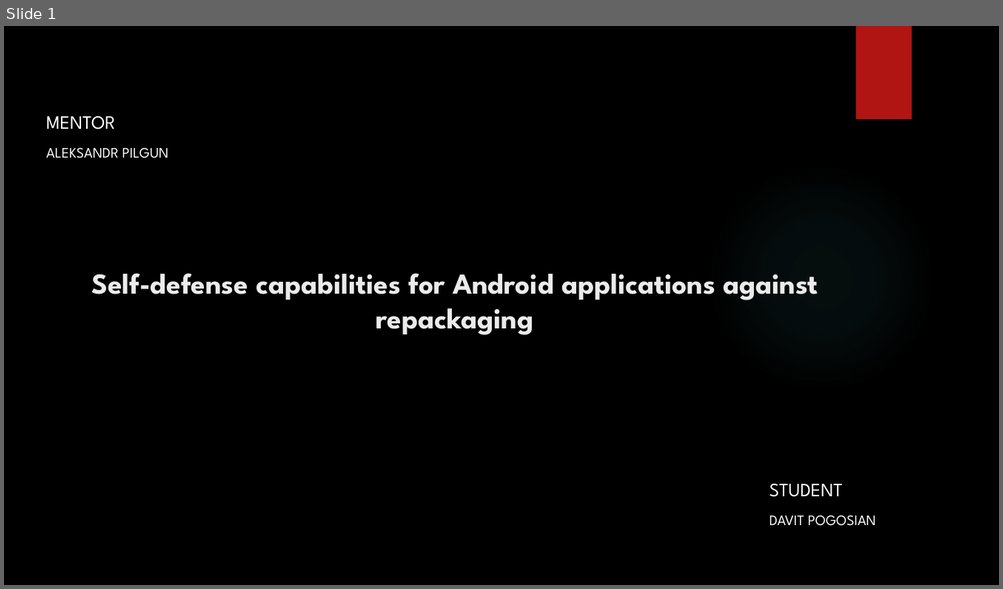
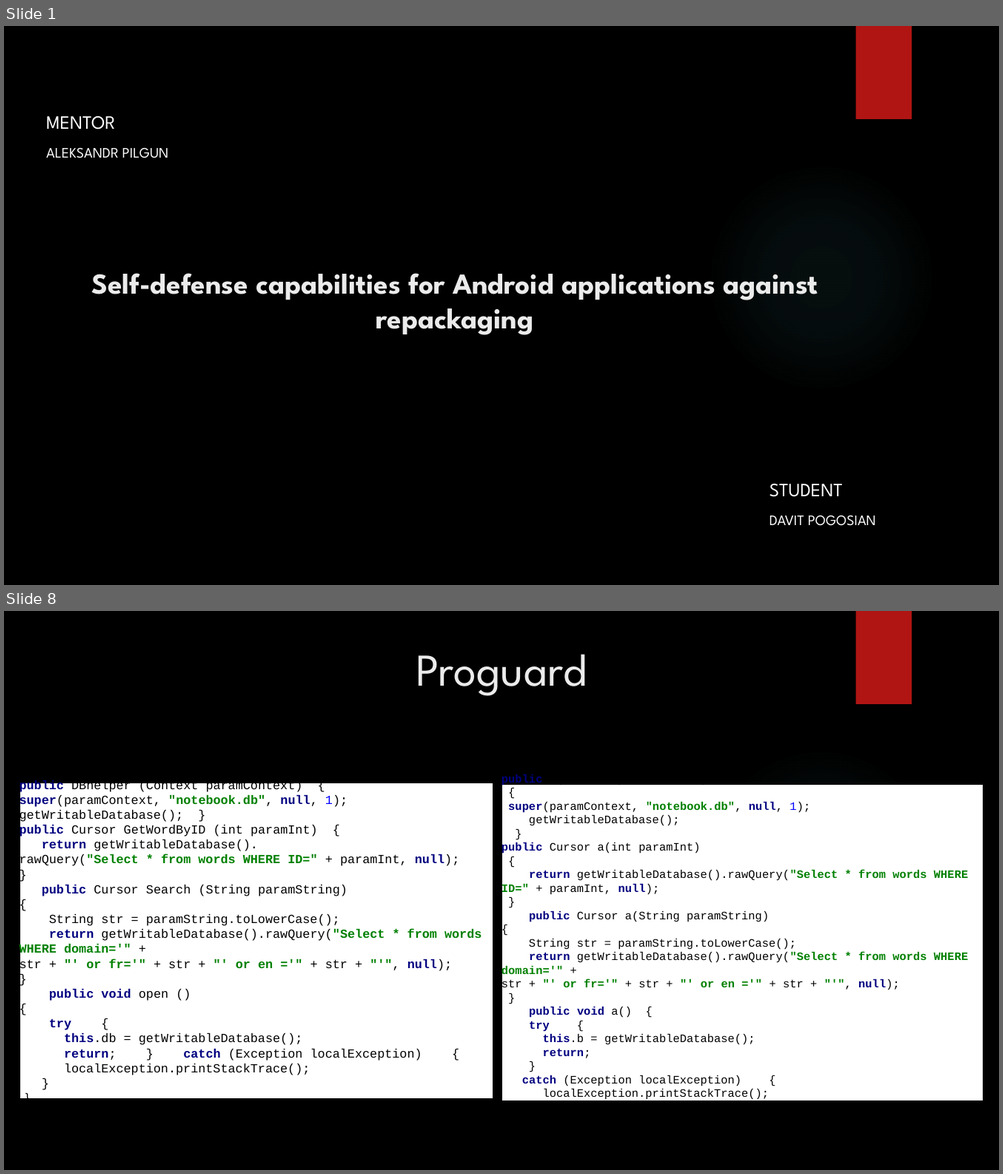
Before and after one commit to DavitPogosian/Information-Security-Basics, a slide deck: Presentation_IS.pptx. Shown one above the other, each under a label of ours: slide 1 before the commit, slides 1 and 8 after it; the slides between them are not shown. The pictures are 1003x589 and 1003x1174 pixels, drawn with LibreOffice and Linux fonts; fonts in the diff are those of the drawing; background and template pictures are left out. Boxes give left, top, right and bottom in pixels: in the first picture for what was removed or moved away, otherwise in the second. Text is boxed around its words. In the diff, an @@ line names an element or a change of style, - is before the commit and + after.

```diff
--- a/Presentation_IS.pptx
+++ b/Presentation_IS.pptx
@@ slide 8 added at <box>4,611,999,1170</box>, background picture (left out); not listed: 2 template elements that a slide beside it also shows @@
@@ title added at <box>415,654,586,696</box>, 44 pt, text #EBEBEB @@
+Proguard
@@ rectangle added at <box>19,783,492,1099</box>, fill #FFFFFF, outline #000000 1.5 pt, 12 pt, text #000000 @@
+public DBhelper (Context paramContext) {
+super(paramContext, "notebook.db", null, 1);
+getWritableDatabase(); }
+public Cursor GetWordByID (int paramInt) {
+return getWritableDatabase().
+rawQuery("Select * from words WHERE ID=" + paramInt, null);
+}
+public Cursor Search (String paramString)
+{
+String str = paramString.toLowerCase();
+return getWritableDatabase().rawQuery("Select * from words WHERE domain='" +
+str + "' or fr='" + str + "' or en ='" + str + "'", null);
+}
+public void open ()
+{
+try {
+this.db = getWritableDatabase();
+return; } catch (Exception localException) {
+localException.printStackTrace();
+}
+}
@@ rectangle added at <box>502,784,984,1102</box>, fill #FFFFFF, outline #000000 1.5 pt, 11 pt, text #000000 @@
+public b(Context paramContext)
+{
+super(paramContext, "notebook.db", null, 1);
+getWritableDatabase();
+}
+public Cursor a(int paramInt)
+{
+return getWritableDatabase().rawQuery("Select * from words WHERE ID=" + paramInt, null);
+}
+public Cursor a(String paramString)
+{
+String str = paramString.toLowerCase();
+return getWritableDatabase().rawQuery("Select * from words WHERE domain='" +
+str + "' or fr='" + str + "' or en ='" + str + "'", null);
+}
+public void a() {
+try {
+this.b = getWritableDatabase();
+return;
+}
+catch (Exception localException) {
+localException.printStackTrace();
+}}
```
Also in this commit, not shown: 4 slides changed, 4 other slides added, 1 slide removed.
